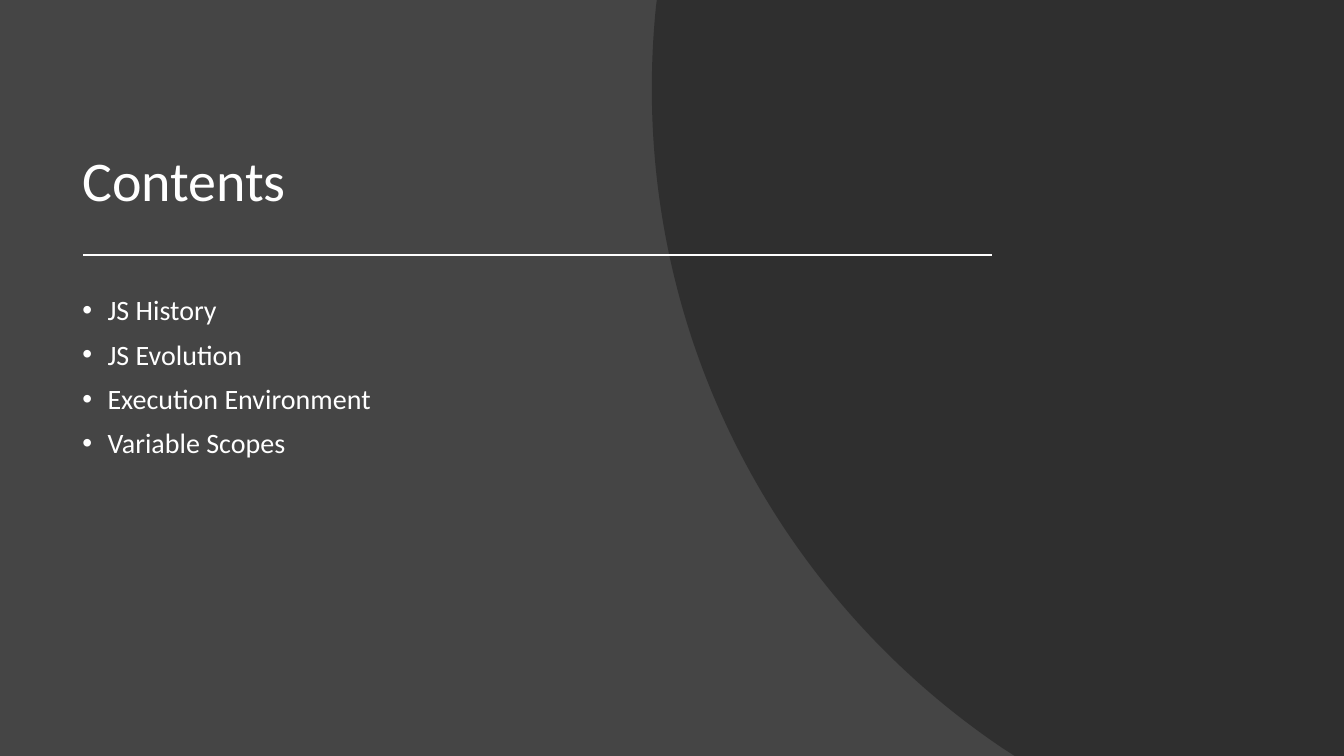
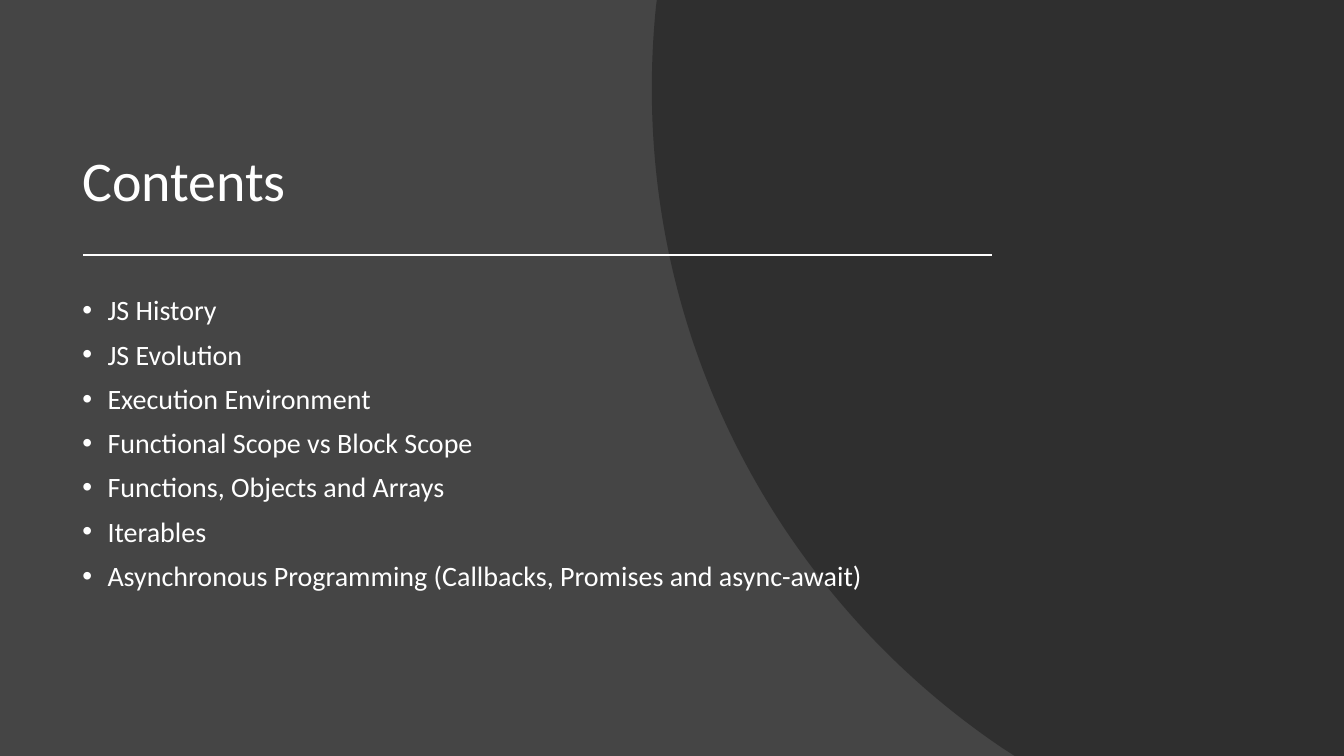
Before and after one commit to ved740/modern-js-session, a slide deck: slide 2 of Modern JavaScript.pptx. Drawn at 1344x756 pixels with LibreOffice and Linux fonts; fonts in the diff are those of the drawing. Boxes give left, top, right and bottom in pixels: in the first picture for what was removed or moved away, otherwise in the second. Text is boxed around its words. In the diff, an @@ line names an element or a change of style, - is before the commit and + after.

Commit message:
callback ex

```diff
--- a/Modern JavaScript.pptx
+++ b/Modern JavaScript.pptx
@@ text at (x1=108, y1=433, x2=861, y2=591): text changed @@
-• Variable Scopes
+• Functional Scope vs Block Scope
+• Functions, Objects and Arrays
+• Iterables
+• Asynchronous Programming (Callbacks, Promises and async-await)
```
Also in this commit, not shown: 3 other slides changed, 2 slides added, 5 other files.
